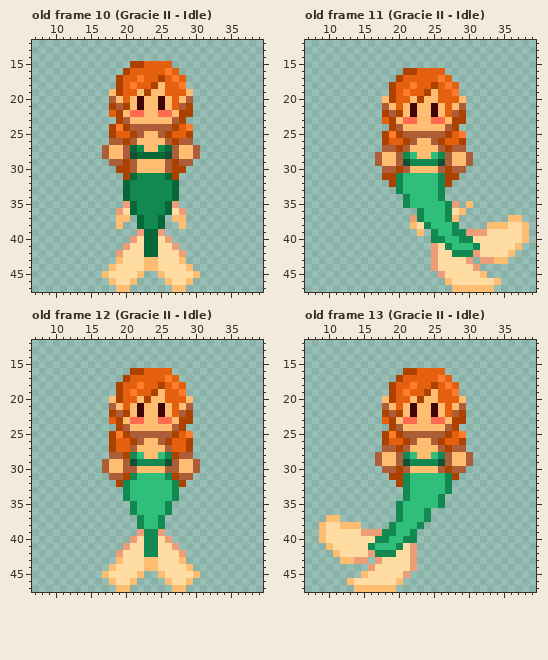
Edited in one commit: pixel-art file (assets/GreenMermaid.aseprite). Above is the file before it was changed.
48x48 pixels, 15 frames. Shown: old frame 10 (Gracie II - Idle): x 7..39, y 12..47; old frame 11 (Gracie II - Idle): x 7..39, y 12..47; old frame 12 (Gracie II - Idle): x 7..39, y 12..47; old frame 13 (Gracie II - Idle): x 7..39, y 12..47. The commit also changed other frames, which this record leaves out.
And afterwards:
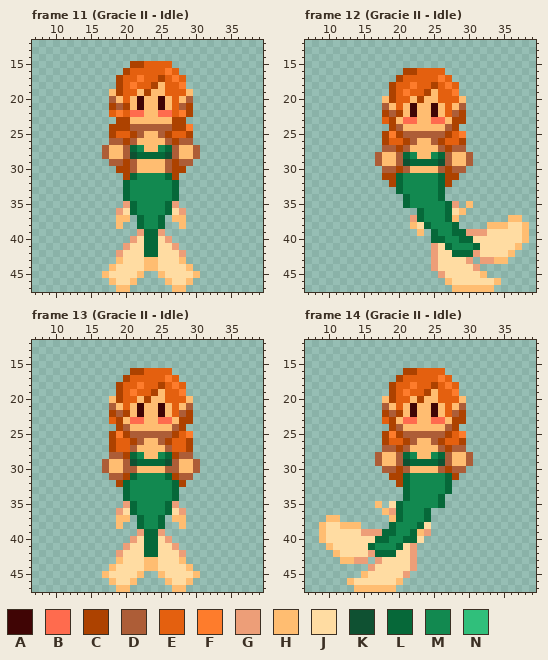
Palette (. is transparent): A #400505  B #ff6b4e  C #ad4200  D #ad5d37  E #e4600f  F #fe7c2c  G #ed9e78  H #ffbd71  J #ffdca2  K #0f5132  L #066839  M #128950  N #30bf7b
A new or re-ordered frame is compared with the old frame closest to it.
Commit message: alterações sereia verde Fiz as 3 versões da torre consequentemente suas animações também.
What changed:
frames 15 -> 26
Changed rows in their new state; - is an unchanged pixel.
Frame 11 (Gracie II - Idle) is new; against old frame 10 (Gracie II - Idle):
first column x 19:
22 FE------EF
23 -C------C-
24 C--------C
Frame 12 (Gracie II - Idle) is new; against old frame 11 (Gracie II - Idle):
first column x 20:
28 -LM--ML-----
29 --LLLL------
31 LMMMMML-----
32 LMMMMML-----
33 LMMMMML-----
34 -LMMMML-----
35 -LMMMMML----
36 ---LMMML----
37 ---LMMML----
38 ----LMMML---
39 -----LMMLL--
40 -----LLMMLL-
41 -------LMMML
42 --------LLL-
Frame 13 (Gracie II - Idle) is new; against old frame 12 (Gracie II - Idle):
first column x 19:
28 --LM--ML--
29 ---LLLL---
31 --LMMMML--
32 -LMMMMMML-
33 -LMMMMMML-
34 -LMMMMMML-
35 -GLMMMMLG-
36 GJLMMMMLJG
37 HH-LMML-HH
38 H--LMML--H
39 ----LL----
40 ----LL----
41 ----LL----
42 ----LL----
Frame 14 (Gracie II - Idle) is new; against old frame 13 (Gracie II - Idle):
first column x 16:
28 -----LM--ML-
29 ------LLLL--
31 -----LMMMMML
32 -----LMMMMML
33 -----LMMMMML
34 -----LMMMML-
35 -H-JLMMMMML-
36 --HGLMMML---
37 ---HLMMML---
38 ---LMMMLJ---
39 --LLMMLHG---
40 -LLMMLLJ----
41 LMMML-------
42 -LLL--------
Boxes around the changes in both pictures, in picture pixels (x1, y1, x2, y2):
changed: (116, 110, 130, 131)
changed: (172, 110, 186, 131)
changed: (396, 152, 480, 257)
changed: (116, 452, 186, 557)
changed: (368, 452, 452, 557)
